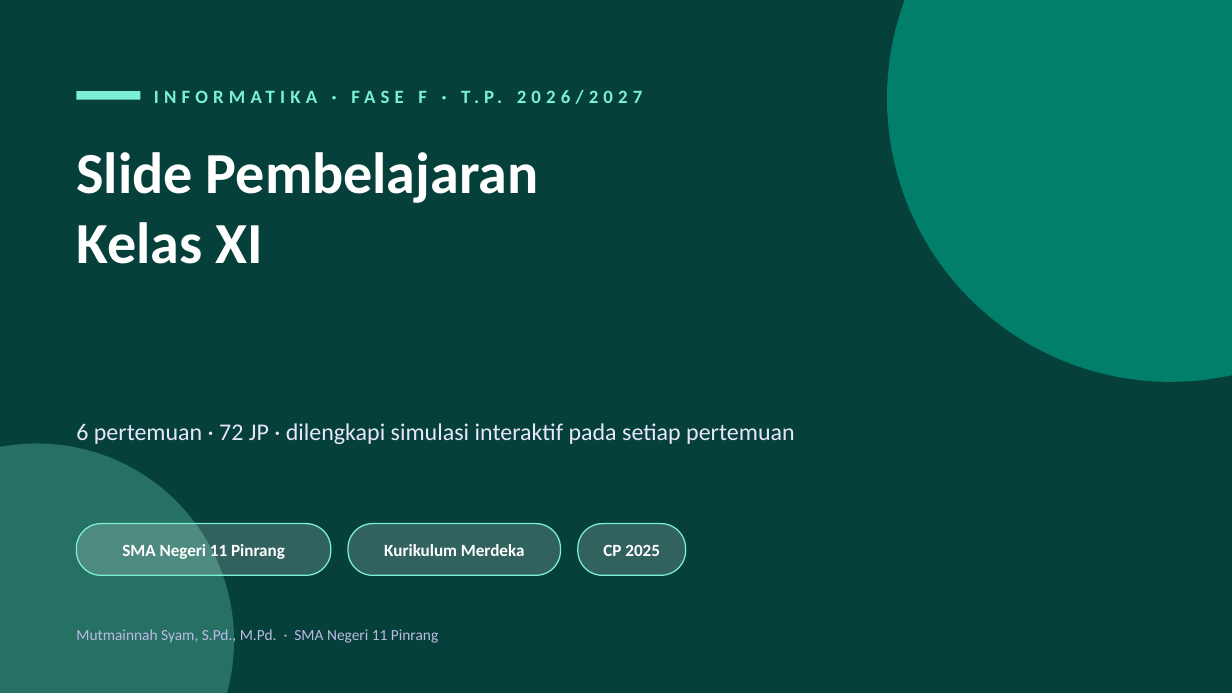
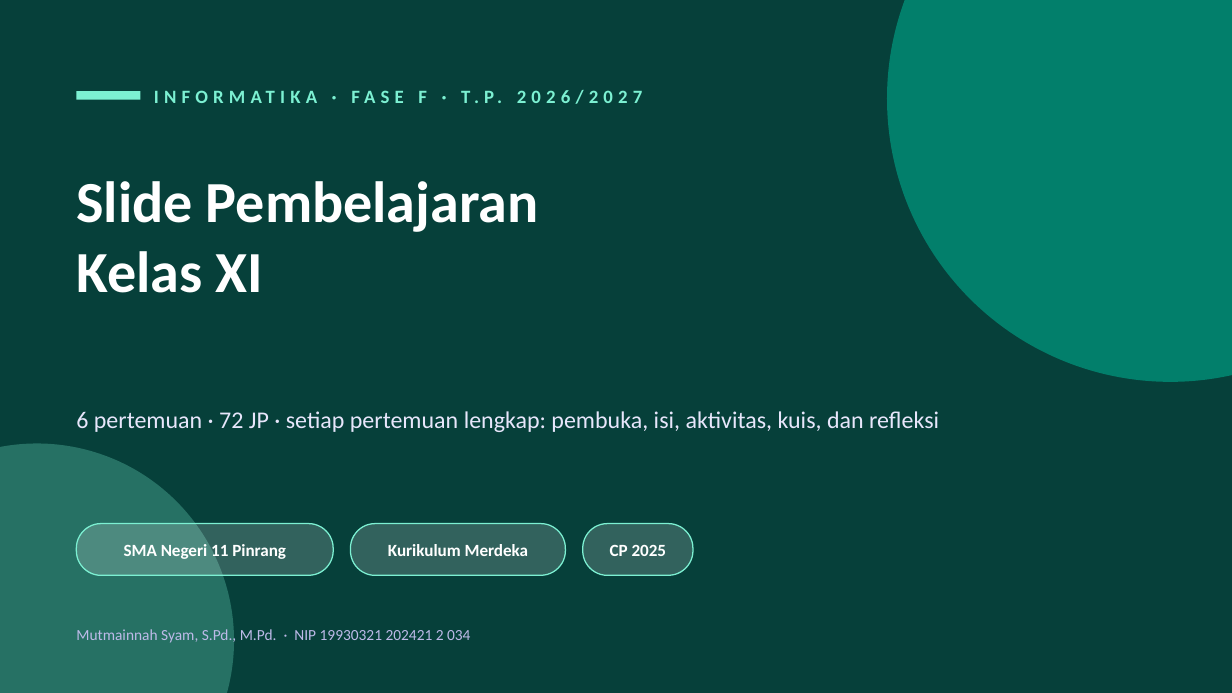
Before and after one commit to idayahinna-afk/tik, a slide deck: slide 1 of Slide Informatika Kelas XI - SMAN 11 Pinrang.pptx. Drawn at 1232x693 pixels with LibreOffice and Linux fonts; fonts in the diff are those of the drawing. Boxes give left, top, right and bottom in pixels: in the first picture for what was removed or moved away, otherwise in the second. Text is boxed around its words. In the diff, an @@ line names an element or a change of style, - is before the commit and + after.

```diff
--- a/Slide Informatika Kelas XI - SMAN 11 Pinrang.pptx
+++ b/Slide Informatika Kelas XI - SMAN 11 Pinrang.pptx
@@ text "Slide Pembelajaran" at box(76, 181, 538, 293): vertical alignment top to middle @@
@@ text at box(76, 411, 939, 432): text changed @@
-6 pertemuan · 72 JP · dilengkapi simulasi interaktif pada setiap pertemuan
+6 pertemuan · 72 JP · setiap pertemuan lengkap: pembuka, isi, aktivitas, kuis, dan refleksi
@@ text "Kurikulum Merdeka": place and size @@
-text "Kurikulum Merdeka" at box(384, 544, 524, 556)
+text "Kurikulum Merdeka" at box(388, 544, 528, 556)
@@ rounded rectangle: place and size @@
-rounded rectangle at box(349, 524, 562, 575)
+rounded rectangle at box(351, 524, 567, 575)
@@ text "CP 2025": place and size @@
-text "CP 2025" at box(603, 545, 660, 556)
+text "CP 2025" at box(610, 545, 667, 556)
@@ rounded rectangle: place and size @@
-rounded rectangle at box(578, 524, 686, 575)
+rounded rectangle at box(583, 524, 694, 575)
@@ text at box(76, 627, 470, 645): text changed @@
-Mutmainnah Syam, S.Pd., M.Pd. · SMA Negeri 11 Pinrang
+Mutmainnah Syam, S.Pd., M.Pd. · NIP 19930321 202421 2 034
```
Also in this commit, not shown: 49 other slides changed, 54 slides added, 6 slides removed, 3 other files.
